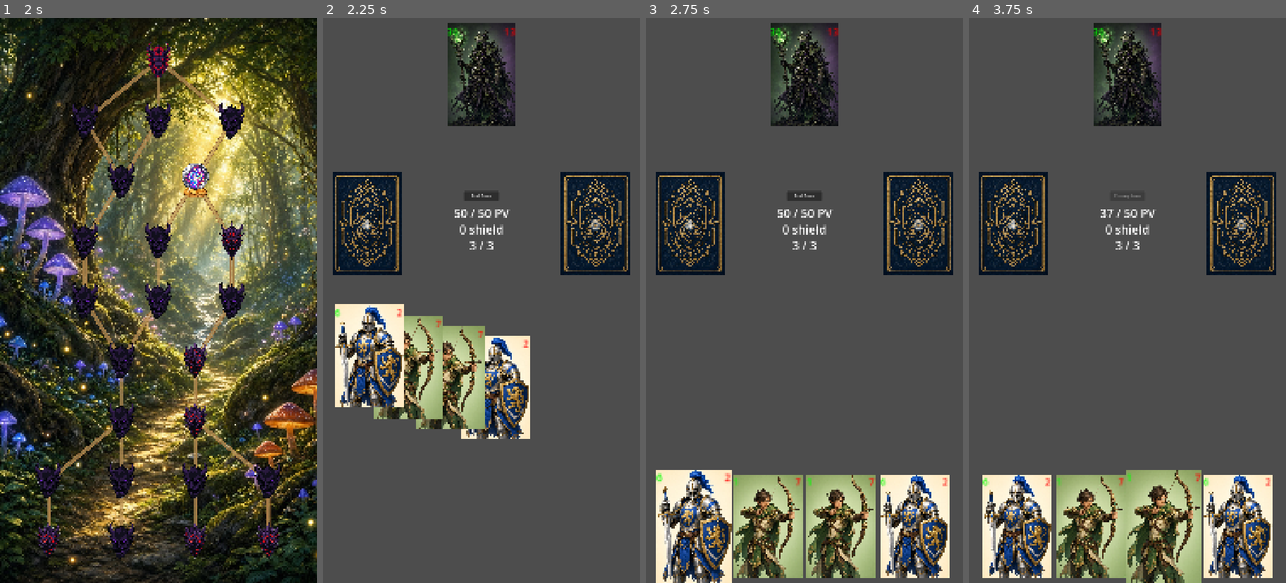
Above: before the commit, frames 1-4 (left to right).
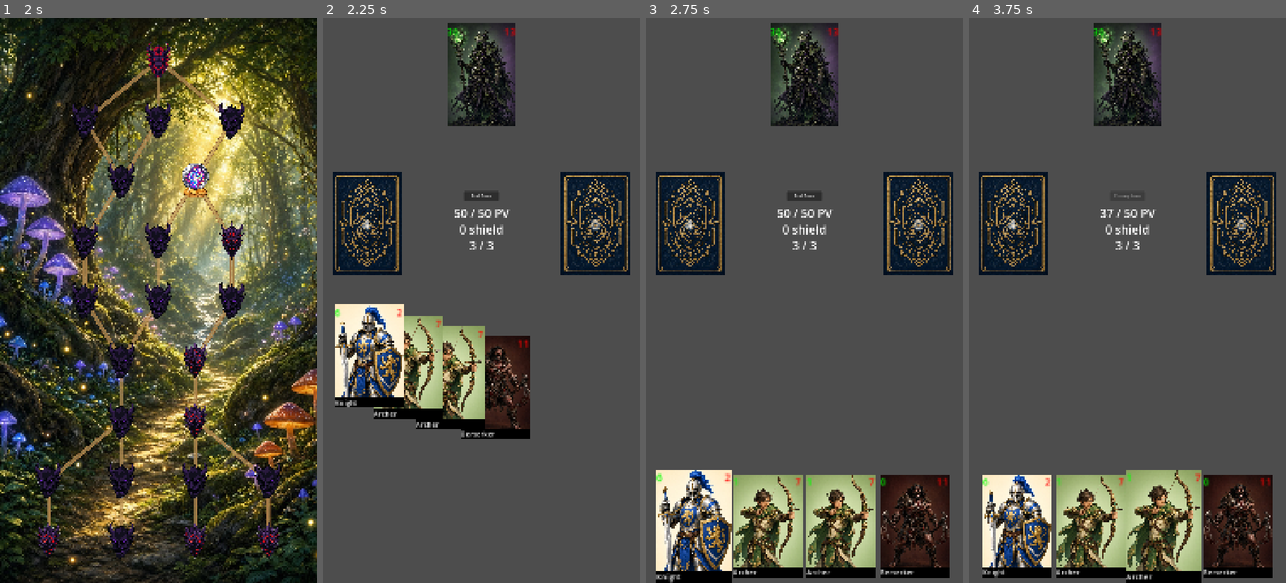
Above: after the commit, the same moments.

Repository: hugocardin/cardinDeckBuildingRoguelike
Game: Godot game, scene res://scenes/home/Home.tscn
Same seed, same stepped clock (60 frames per second), same inputs: the game is played once before the commit and once after it.
Inputs (mouse positions are in pixels of both pictures, inside the frame that each line leads up to):
- Up to frame 1 (2 s): click "Start battle" at 0.5 s; click "Knight" at 1.25 s
- Up to frame 2 (2.25 s): click (370, 537) at 2.02 s
- Up to frame 3 (2.75 s): no input
- Up to frame 4 (3.75 s): click "End Turn" at 2.75 s; tap Enter at 3.5 s; drag from (1238, 526) to (1089, 526) at 3.52 s

Frame 1 is identical in both runs. In frame 2, 3.7% of the frame differs, in the area x 3-66%, y 56-75%; in frame 3, 5.1%; in frame 4, 5.1%, in the area x 4-96%, y 80-100%.

Commit message:
- Added a new card : berserker - Replace usage of Card directly for player card data, it now uses CardInstance which is used by all the components. Card is now just for the visual part. - Added the update feature itself, not plugged yet anywhere, was tested with a temporary cheat with hover. - Added the card name on it - Added updates to current cards

Diff:
--- a/components/card/Card.gd
+++ b/components/card/Card.gd
@@ -12,12 +12,14 @@
 var attack_text_reference: RichTextLabel
 var shield_text_reference: RichTextLabel
 var card_image_reference: Sprite2D
+var name_reference: RichTextLabel
 
 # Called when the node enters the scene tree for the first time.
 func _ready() -> void:
 	attack_text_reference = $Attack
 	shield_text_reference = $Shield
 	card_image_reference = $CardImage
+	name_reference = $Name
 
 func _on_area_2d_mouse_entered() -> void:
 	EventBus.card_hovered.emit(self)
@@ -30,11 +32,16 @@
 	attribut_name = instance.display_name()
 	scale = card_scale
 
+	var image_path: String = "res://assets/cards/" + instance.card_id + ".jpg"
+	card_image_reference.texture = load(image_path)
+
+	name_reference.text = instance.display_name()
+
+	refresh()
+
+func refresh() -> void:
 	attribut_attack = instance.get_stat("attack")
 	attribut_shield = instance.get_stat("shield")
 
 	attack_text_reference.text = str(attribut_attack)
 	shield_text_reference.text = str(attribut_shield)
-
-	var image_path: String = "res://assets/cards/" + instance.card_id + ".jpg"
-	card_image_reference.texture = load(image_path)
--- a/components/card/Card.tscn
+++ b/components/card/Card.tscn
@@ -5,6 +5,9 @@
 
 [sub_resource type="RectangleShape2D" id="RectangleShape2D_yuttk"]
 size = Vector2(784.5, 1168)
+
+[sub_resource type="StyleBoxFlat" id="StyleBoxFlat_42x1r"]
+bg_color = Color(0, 0, 0, 1)
 
 [node name="Card" type="Node2D" unique_id=836360262]
 script = ExtResource("1_42x1r")
@@ -40,5 +43,14 @@
 text = "999"
 vertical_alignment = 1
 
+[node name="Name" type="RichTextLabel" parent="." unique_id=1372852587]
+offset_left = -392.0
+offset_top = 469.00003
+offset_right = -235.20001
+offset_bottom = 492.00003
+scale = Vector2(5, 5)
+theme_override_styles/normal = SubResource("StyleBoxFlat_42x1r")
+text = "Super Knight"
+
 [connection signal="mouse_entered" from="Area2D" to="." method="_on_area_2d_mouse_entered"]
 [connection signal="mouse_exited" from="Area2D" to="." method="_on_area_2d_mouse_exited"]
--- a/scripts/CardDatabase.gd
+++ b/scripts/CardDatabase.gd
@@ -4,15 +4,26 @@
 const CARDS: Dictionary[String, Dictionary] = {
 	"knight": {
 		"attack": 2,
-		"shield": 6
+		"shield": 6,
+		"max_upgrades": 1,
+		"upgrade": { "type": "flat", "shield": 3 }
 	},
 	"archer": {
 		"attack": 7,
-		"shield": 1
+		"shield": 1,
+		"max_upgrades": 1,
+		"upgrade": { "type": "flat", "attack": 3 }
 	},
 	"demon": {
 		"attack": 9,
-		"shield": 9
+		"shield": 9,
+		"upgrade": { "type": "steps", "list": [{"attack": 10}, {"shield": 10}, {"attack": 10, "shield": 10}] }
+	},
+	"berserker": {
+		"attack": 11,
+		"shield": 0,
+		"max_upgrades": -1,
+		"upgrade": {"type": "escalating", "stat": "attack", "start": 1, "step": 1}
 	}
 }
 
--- a/scripts/CardInstance.gd
+++ b/scripts/CardInstance.gd
@@ -5,25 +5,25 @@
 func _init(id: String, level: int = 0) -> void:
 	card_id = id; upgrade_level = level
 
+func _def() -> Dictionary:
+	return CardDatabase.CARDS[card_id]
+
+func definition() -> Dictionary:
+	return CardDatabase.CARDS[card_id]
+
 func max_upgrades() -> int:
-	return CardDatabase.CARDS[card_id].get("upgrades", []).size()
+	return CardUpgradeRule.max_upgrades(self)
 
 func can_upgrade() -> bool:
-	return upgrade_level < max_upgrades()
+	var m := max_upgrades()
+	return m == Constants.CARD_INFINITE_UPGRADES or upgrade_level < m
 
-func upgrade() -> bool:
-	if not can_upgrade(): return false
-	upgrade_level += 1
-	return true
+func upgrade() -> void:
+	if can_upgrade():
+		upgrade_level += 1
 
 func get_stat(stat: String) -> int:
-	var def: Dictionary = CardDatabase.CARDS[card_id]
-	var value: int = def.get(stat, 0)
-
-	for i: int in upgrade_level:
-		value += def["upgrades"][i].get(stat, 0)
-
-	return value
+	return definition().get(stat, 0) + CardUpgradeRule.bonus(self, stat)
 
 func display_name() -> String:
 	var base := card_id.capitalize()
--- /dev/null
+++ b/scripts/CardUpgradeRule.gd
@@ -0,0 +1,31 @@
+class_name CardUpgradeRule
+extends RefCounted
+
+static func max_upgrades(card: CardInstance) -> int:
+	var def: Dictionary = card.definition()
+	var rule: Dictionary = def.get("upgrade", {})
+	match rule.get("type", ""):
+		"steps":
+			return rule["list"].size()
+		"escalating", "flat":
+			return def.get("max_upgrades", 1)
+	return 0   # no upgrade defined
+
+static func bonus(card: CardInstance, stat: String) -> int:
+	var rule: Dictionary = card.definition().get("upgrade", {})
+	var level := card.upgrade_level
+	match rule.get("type", ""):
+		"flat":
+			return rule.get(stat, 0) * level
+		"escalating":
+			if rule.get("stat") != stat: return 0
+			var a: int = rule.get("start", 1)
+			var d: int = rule.get("step", 1)
+			@warning_ignore("integer_division")
+			return a * level + d * level * (level - 1) / 2
+		"steps":
+			var total := 0
+			for i: int in mini(level, rule["list"].size()):
+				total += rule["list"][i].get(stat, 0)
+			return total
+	return 0
--- a/scripts/CharacterDatabase.gd
+++ b/scripts/CharacterDatabase.gd
@@ -4,10 +4,10 @@
 const CHARACTERS: Dictionary[String, Dictionary] = {
 	"knight": {
 		"health": 50,
-		"starting_cards": ["knight", "knight", "knight", "knight", "knight", "archer", "archer", "archer"]
+		"starting_cards": ["berserker", "knight", "knight", "knight", "knight", "archer", "archer", "archer"]
 	},
 	"sorcerer": {
 		"health": 35,
-		"starting_cards": ["demon", "demon", "archer", "archer", "archer", "knight", "knight", "knight"]
+		"starting_cards": ["demon", "demon", "archer", "archer", "archer", "berserker", "knight", "knight"]
 	}
 }
--- a/scripts/Constants.gd
+++ b/scripts/Constants.gd
@@ -8,6 +8,7 @@
 const CARD_NATIVE_SIZE := Vector2(768, 1168)
 const CARD_HEIGHT := CARD_NATIVE_SIZE[1] * CARD_SCALE_DEFAULT.y
 const CARD_WIDTH := CARD_NATIVE_SIZE[0] * CARD_SCALE_DEFAULT.x
+const CARD_INFINITE_UPGRADES = -1
 
 const DECK_DRAW_DURATION := 0.5
 const DECK_POSITION := Vector2(150, 550)
Binary file added: assets/cards/berserker.jpg
Not shown, added: assets/cards/berserker.jpg.import
Not shown, added: scripts/CardUpgradeRule.gd.uid
